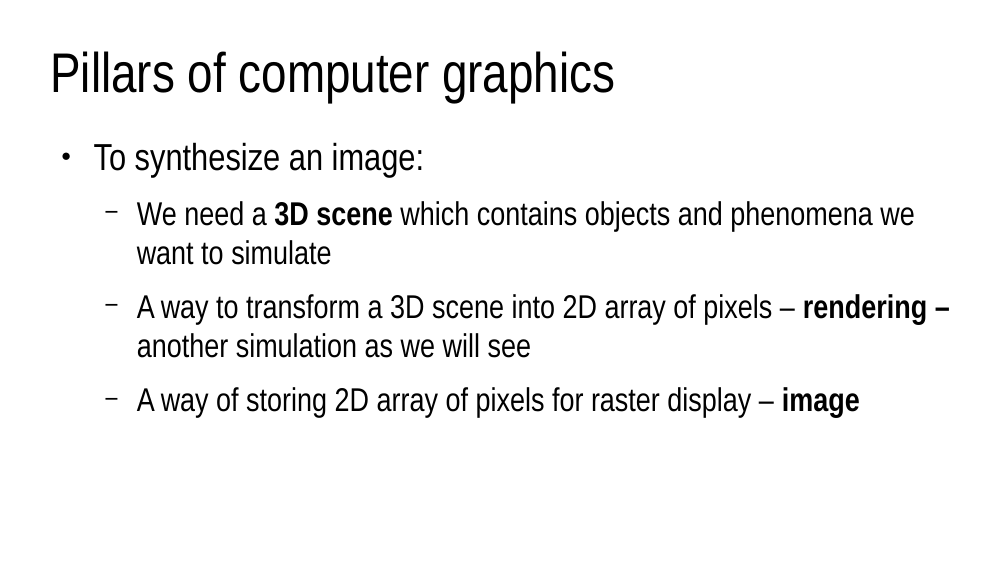
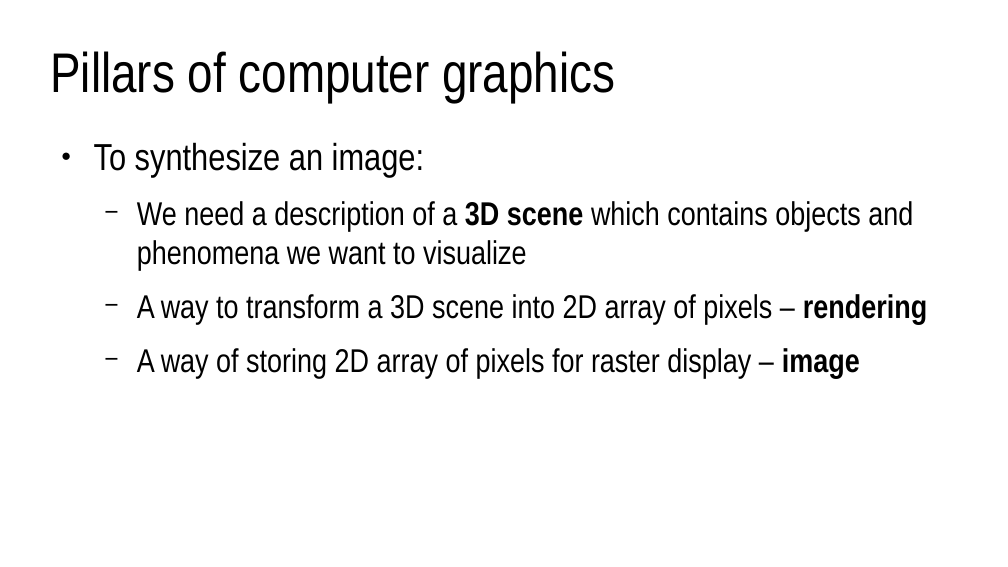
Before and after one commit to lorentzo/IntroductionToComputerGraphics, a slide deck: slide 4 of lectures/2_overview_computer_image_generation/computer_image_generation_overview.odp. Drawn at 1008x567 pixels with LibreOffice and Linux fonts; fonts in the diff are those of the drawing. Boxes give left, top, right and bottom in pixels: in the first picture for what was removed or moved away, otherwise in the second. Text is boxed around its words. In the diff, an @@ line names an element or a change of style, - is before the commit and + after.

Commit message:
transformations, intro, 3D scene, models, more on 3D scene

```diff
--- a/lectures/2_overview_computer_image_generation/computer_image_generation_overview.odp
+++ b/lectures/2_overview_computer_image_generation/computer_image_generation_overview.odp
@@ text at (137, 201, 927, 324): text changed @@
-  − We need a 3D scene which contains objects and phenomena we want to simulate
-  − A way to transform a 3D scene into 2D array of pixels – rendering – another simulation as we will see
+  − We need a description of a 3D scene which contains objects and phenomena we want to visualize
+  − A way to transform a 3D scene into 2D array of pixels – rendering
```
Also in this commit, not shown: 15 other slides changed, 11 slides added, 10 other files.
